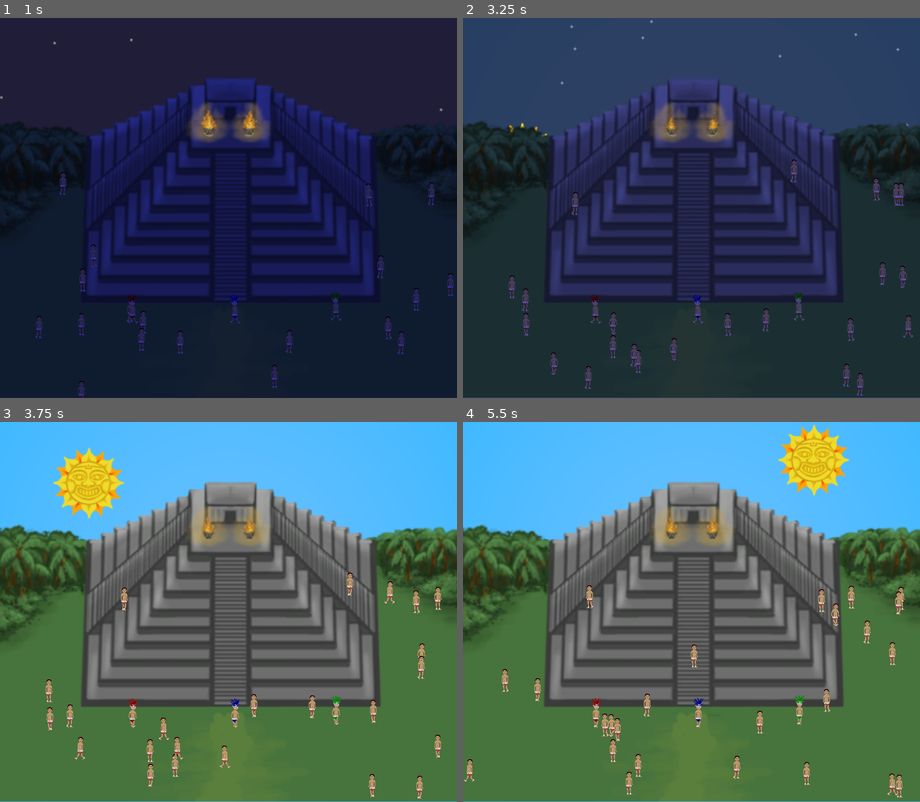
Above: before the commit, frames 1-4 (two rows, left to right).
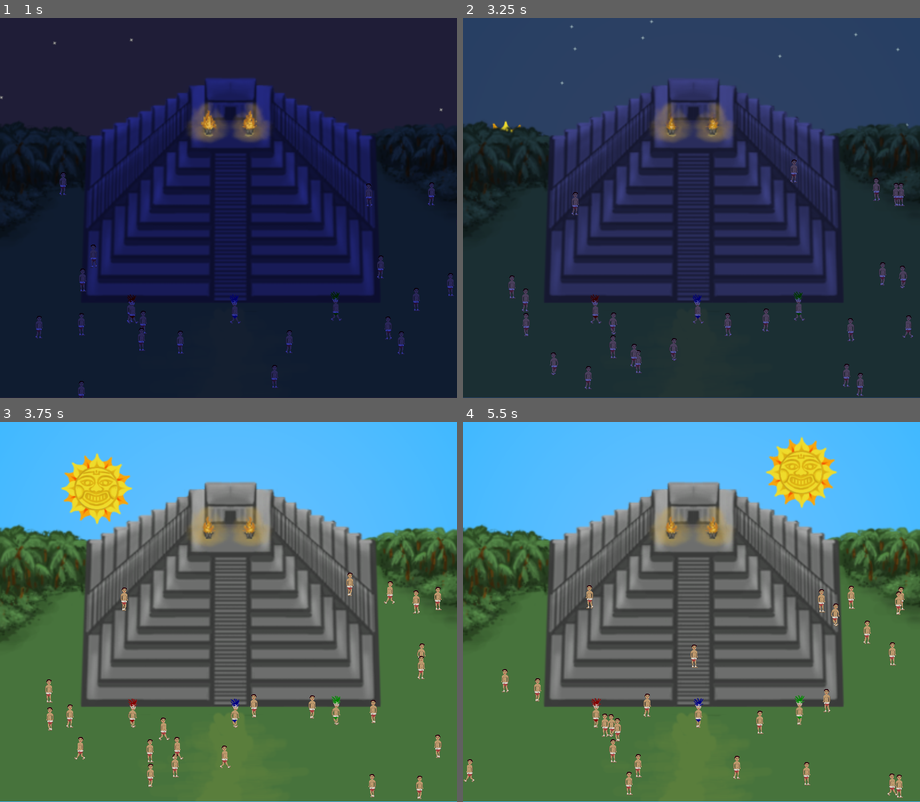
Above: after the commit, the same moments.

Repository: JohnMeadow1/RisingSun
Game: Godot game, scene res://main.tscn
The game is run twice, just before and just after one commit, with the same random seed, the same clock (stepped at 60 frames per second) and the same inputs.
Inputs:
- Up to frame 1 (1 s): no input
- Up to frame 2 (3.25 s): no input
- Up to frame 3 (3.75 s): no input
- Up to frame 4 (5.5 s): no input

Frame 1 is identical in both runs. In frame 2, less than 0.1% of the frame differs, in the area x 6-19%, y 27-32%; in frame 3, 1.5%; in frame 4, 2.0%, in the area x 66-85%, y 0-23%.

Commit message:
Update sun

Diff:
--- a/source/main.tscn
+++ b/source/main.tscn
@@ -9,7 +9,7 @@
 [ext_resource path="res://scenes/no_player.tscn" type="PackedScene" id=7]
 [ext_resource path="res://scenes/fire_anim.tscn" type="PackedScene" id=8]
 
-[node name="main" type="Node2D" index="0"]
+[node name="main" type="Node2D"]
 
 scale = Vector2( 3, 3 )
 script = ExtResource( 1 )
@@ -28,7 +28,7 @@
 [node name="Sun" parent="background" index="0" instance=ExtResource( 2 )]
 
 position = Vector2( 200.979, 139.351 )
-_sections_unfolded = [ "Transform" ]
+_sections_unfolded = [ "Material", "Pause", "Transform", "Visibility", "Z Index" ]
 
 [node name="background" type="Sprite" parent="background" index="1"]
 
@@ -96,6 +96,7 @@
 
 [node name="foreground" type="Node2D" parent="." index="1"]
 
+editor/display_folded = true
 _sections_unfolded = [ "Visibility" ]
 __meta__ = {
 "_edit_group_": true,
@@ -122,6 +123,7 @@
 
 [node name="items" type="Node2D" parent="foreground" index="3"]
 
+editor/display_folded = true
 script = ExtResource( 6 )
 _sections_unfolded = [ "Transform" ]
 __meta__ = {
@@ -171,6 +173,8 @@
 
 [node name="spawn_points" type="Node2D" parent="foreground" index="4"]
 
+editor/display_folded = true
+
 [node name="Node2D" type="Node2D" parent="foreground/spawn_points" index="0"]
 
 position = Vector2( 37.3376, 204.4 )
--- a/source/scenes/sky.tscn
+++ b/source/scenes/sky.tscn
@@ -5,7 +5,7 @@
 [ext_resource path="res://images/nightsky2.png" type="Texture" id=3]
 [ext_resource path="res://images/sunhappy.png" type="Texture" id=4]
 
-[node name="Sun" type="Node2D"]
+[node name="Sun" type="Node2D" index="0"]
 
 script = ExtResource( 1 )
 
@@ -27,7 +27,4 @@
 scale = Vector2( 0.5, 0.5 )
 texture = ExtResource( 4 )
 hframes = 2
-_sections_unfolded = [ "Animation", "Transform", "Z Index" ]
-__meta__ = {
-"_edit_lock_": true
-}
+_sections_unfolded = [ "Animation", "Offset", "Transform", "Z Index" ]
--- a/source/scripts/sky.gd
+++ b/source/scripts/sky.gd
@@ -3,23 +3,28 @@
 var alpha = 0.0
 
 var night_color = Color (0.22, 0.25, 0.8)
+var sun_pos = 0
 
 func _ready():
 	# Called every time the node is added to the scene.
 	# Initialization here
-	pass
+	self.sun_pos = $sun.position
 
 func _process(delta):
-
 	rotation += delta;
 	$sun.rotation -= delta;
 
+	# Modify sun trajectory
+	var sun_mod = clamp(cos(rotation + (PI/2)), 0, 1)
+	var sun_tmp_pos = self.sun_pos
+	sun_tmp_pos.x = 170 - sun_mod * 50
+	$sun.position = sun_tmp_pos
+
 	alpha = -sin(rotation)
 	alpha = clamp(alpha * 2, 0, 1)
-#	$"../../sky".modulate = Color(1,1,1, 1-alpha)
 	$nightsky.modulate=Color( 1, 1, 1, 1-alpha )
 	var local_color = Color( 0.22*(1-alpha) +alpha, 0.25*(1-alpha) +alpha, 0.8*(1-alpha) +alpha, 1 )
+
 	$"../../foreground".modulate = local_color
 	$"../background".modulate   = local_color
 	$"../temple".modulate       = local_color
-	pass
